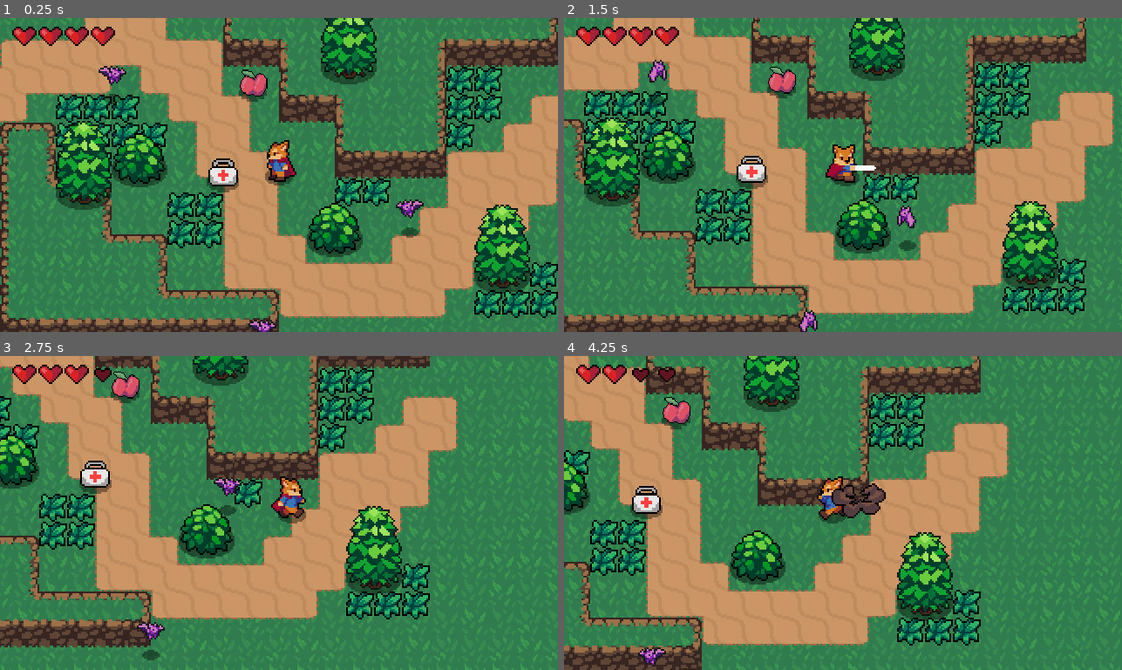
Above: before the commit, frames 1-4 (two rows, left to right).
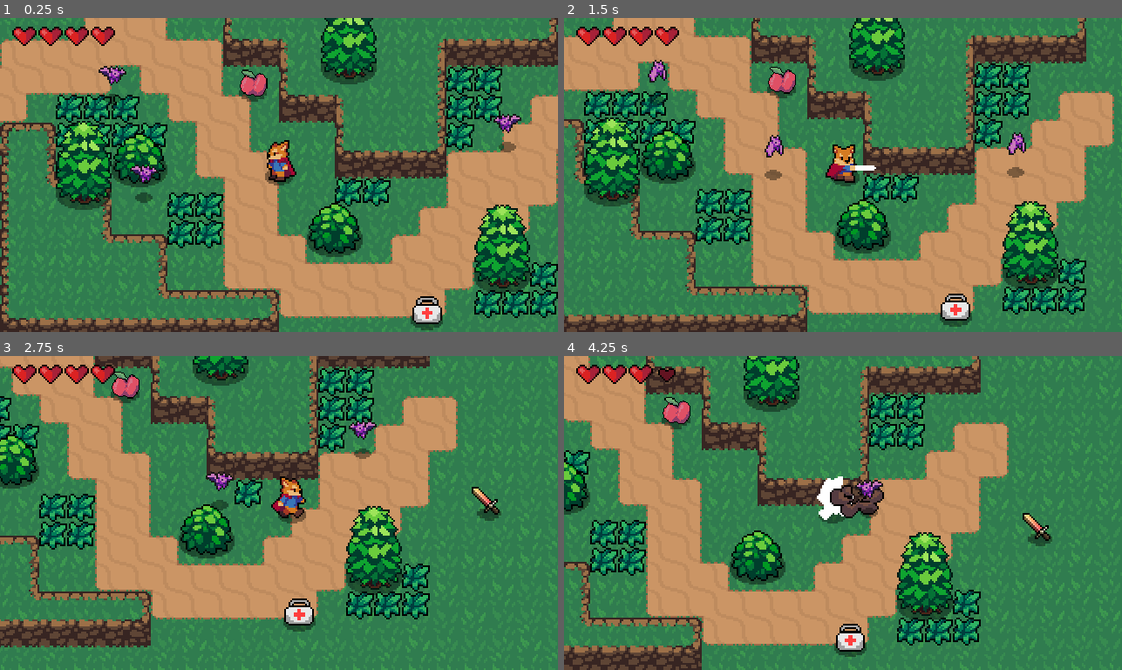
Above: after the commit, the same moments.

Repository: h3nse/Extended-Action-RPG
Game: Godot game, scene res://World.tscn
Same seed, same stepped clock (60 frames per second), same inputs: the game is played once before the commit and once after it.
Inputs:
- Up to frame 1 (0.25 s): no input
- Up to frame 2 (1.5 s): hold D (move_right) 0.53-1.28 s; tap Space (attack) at 0.6, 1.35 s; hold S (move_down) from 1.28 s (still down)
- Up to frame 3 (2.75 s): release S (move_down) at 2.03 s; hold D (move_right) from 2.03 s (still down); tap Shift (roll) at 2.1 s; tap Space (attack) at 2.3 s
- Up to frame 4 (4.25 s): release D (move_right) at 2.78 s; hold W (move_up) 2.78-3.53 s; tap Q (weapon_cycle) at 2.85 s; tap Space (attack) at 3.05, 3.6 s; hold A (move_left) from 3.53 s (still down)

The runs differ from the first frame. In frame 1, 1.9% of the frame differs, in the area x 23-94%, y 30-100%; in frame 2, 1.8%; in frame 3, 2.3%; in frame 4, 2.4%, in the area x 11-88%, y 2-99%.

Commit message:
Add weapon pickup system

Diff:
--- a/src/Player/Player.gd
+++ b/src/Player/Player.gd
@@ -14,15 +14,11 @@
 	ROLL,
 	ATTACK
 }
-enum {
-	SWORD,
-	FIRESWORD
-}
 
 #set loaded state to MOVE and create velocity and roll variable
-var weapon = SWORD
+var weapon = "SWORD"
 var weapon_slot = 0
-var weapon_array = [SWORD]
+var weapon_array = ["SWORD"]
 var state = MOVE
 var velocity = Vector2.ZERO
 var roll_vector = Vector2.DOWN
@@ -63,11 +59,6 @@
 			weapon_slot += 1
 	weapon = weapon_array[weapon_slot]
 
-	match weapon:
-		SWORD:
-			swordHitbox.damage = 1
-		FIRESWORD:
-			swordHitbox.damage = 2
 
 func move_state(delta):
 	#Create input vector for direction
@@ -117,10 +108,12 @@
 	#Stop movement and play animation
 	velocity = Vector2.ZERO
 	match weapon:
-		SWORD:
+		"SWORD":
 			animationState.travel("Sword")
-		FIRESWORD:
+			swordHitbox.damage = 1
+		"FIRESWORD":
 			animationState.travel("FireSword")
+			swordHitbox.damage = 2
 
 func move():
 	#Move the player
@@ -134,6 +127,9 @@
 	#Switch to MOVE state after finishing attack animation, is called directly from AnimationPlayer
 	state = MOVE
 
+func weapon_picked_up(value):
+	weapon_array.append(value)
+
 func _on_Hurtbox_area_entered(area):
 	stats.health -= area.damage
 	hurtbox.start_invincibility(hit_invincibility_time)
@@ -146,7 +142,3 @@
 
 func _on_Hurtbox_invincibility_ended():
 	blinkAnimationPlayer.play("Stop")
-
-# array til current slots med identifiers
-# current weapon som er lig med slot_array[weapon_slot] som altså giver en identifier
-# match der matcher identifiers
--- a/src/Weapons/Axe.gd
+++ /dev/null
@@ -1 +0,0 @@
-extends Weapon
--- /dev/null
+++ b/src/Weapons/Firesword.gd
@@ -0,0 +1,7 @@
+extends Node2D
+
+signal weapon_pickup
+
+func _on_Area2D_body_entered(body):
+	emit_signal("weapon_pickup", "FIRESWORD")
+	queue_free()
--- /dev/null
+++ b/src/Weapons/Firesword.tscn
@@ -0,0 +1,28 @@
+[gd_scene load_steps=5 format=2]
+
+[ext_resource path="res://Shadows/SmallShadow.png" type="Texture" id=1]
+[ext_resource path="res://World/FireSwordPickup.png" type="Texture" id=2]
+[ext_resource path="res://Weapons/Firesword.gd" type="Script" id=3]
+
+[sub_resource type="CircleShape2D" id=1]
+
+[node name="Firesword" type="Node2D"]
+script = ExtResource( 3 )
+
+[node name="Sprite" type="Sprite" parent="."]
+texture = ExtResource( 2 )
+
+[node name="Sprite2" type="Sprite" parent="."]
+position = Vector2( 2, 7 )
+scale = Vector2( 1.4, 1.375 )
+texture = ExtResource( 1 )
+
+[node name="Area2D" type="Area2D" parent="."]
+collision_layer = 0
+collision_mask = 2
+
+[node name="CollisionShape2D" type="CollisionShape2D" parent="Area2D"]
+position = Vector2( 0, 1 )
+shape = SubResource( 1 )
+
+[connection signal="body_entered" from="Area2D" to="." method="_on_Area2D_body_entered"]
--- a/src/Weapons/Weapon.gd
+++ /dev/null
@@ -1,4 +0,0 @@
-extends Area2D
-class_name Weapon
-
-var damage = 1
--- /dev/null
+++ b/src/World.gd
@@ -0,0 +1,4 @@
+extends Node2D
+
+func _ready():
+	$YSort/Pickups/Firesword.connect("weapon_pickup", $YSort/Player, "weapon_picked_up")
--- a/src/World.tscn
+++ b/src/World.tscn
@@ -13,6 +13,8 @@
 [ext_resource path="res://Camera2D.tscn" type="PackedScene" id=11]
 [ext_resource path="res://Pickups/Apple.tscn" type="PackedScene" id=12]
 [ext_resource path="res://Pickups/HealthPack.tscn" type="PackedScene" id=13]
+[ext_resource path="res://Weapons/Firesword.tscn" type="PackedScene" id=14]
+[ext_resource path="res://World.gd" type="Script" id=15]
 
 [sub_resource type="TileSet" id=1]
 0/name = "DirtTileset.png 0"
@@ -489,6 +491,7 @@
 0/z_index = 0
 
 [node name="World" type="Node2D"]
+script = ExtResource( 15 )
 __meta__ = {
 "_edit_lock_": true
 }
@@ -617,10 +620,10 @@
 [node name="Bats" type="YSort" parent="YSort"]
 
 [node name="Bat" parent="YSort/Bats" instance=ExtResource( 7 )]
-position = Vector2( 240, 120 )
+position = Vector2( 296, 71 )
 
 [node name="Bat3" parent="YSort/Bats" instance=ExtResource( 7 )]
-position = Vector2( 148, 181 )
+position = Vector2( 77, 114 )
 
 [node name="Bat2" parent="YSort/Bats" instance=ExtResource( 7 )]
 position = Vector2( 56, 48 )
@@ -636,10 +639,15 @@
 [node name="Tree3" parent="YSort/Trees" instance=ExtResource( 10 )]
 position = Vector2( 48, 104 )
 
-[node name="HealthPack" parent="YSort" instance=ExtResource( 13 )]
-position = Vector2( 122, 95 )
-
-[node name="Apple" parent="YSort" instance=ExtResource( 12 )]
+[node name="Pickups" type="YSort" parent="YSort"]
+
+[node name="Firesword" parent="YSort/Pickups" instance=ExtResource( 14 )]
+position = Vector2( 352, 108 )
+
+[node name="HealthPack" parent="YSort/Pickups" instance=ExtResource( 13 )]
+position = Vector2( 239, 174 )
+
+[node name="Apple" parent="YSort/Pickups" instance=ExtResource( 12 )]
 position = Vector2( 145, 42 )
 
 [node name="CanvasLayer" type="CanvasLayer" parent="."]
--- a/src/project.godot
+++ b/src/project.godot
@@ -7,16 +7,6 @@
 ;   param=value ; assign values to parameters
 
 config_version=4
-
-_global_script_classes=[ {
-"base": "Area2D",
-"class": "Weapon",
-"language": "GDScript",
-"path": "res://Weapons/Weapon.gd"
-} ]
-_global_script_class_icons={
-"Weapon": ""
-}
 
 [application]
 
Not shown: 1 places in src/World.tscn that only renumber resources
